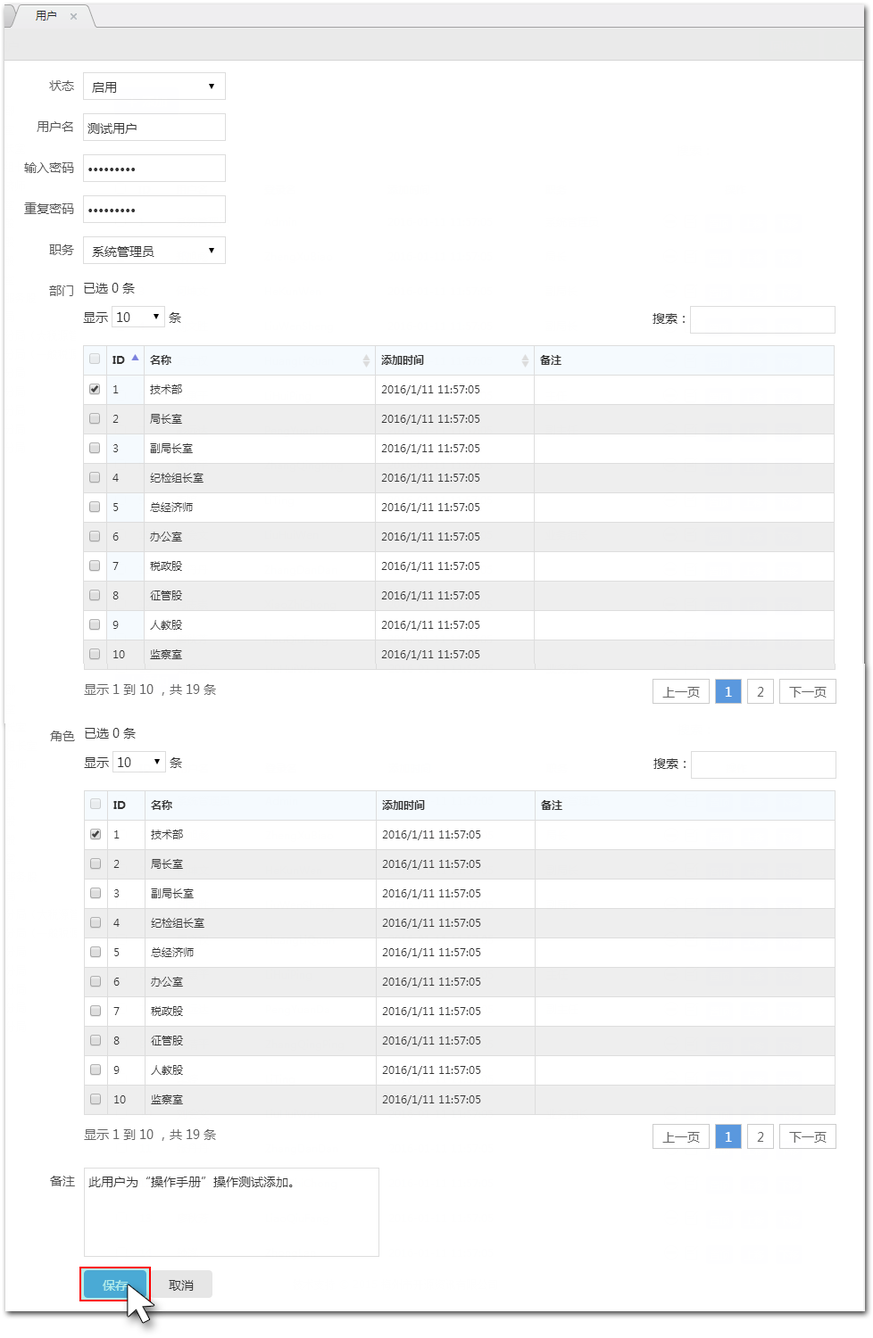
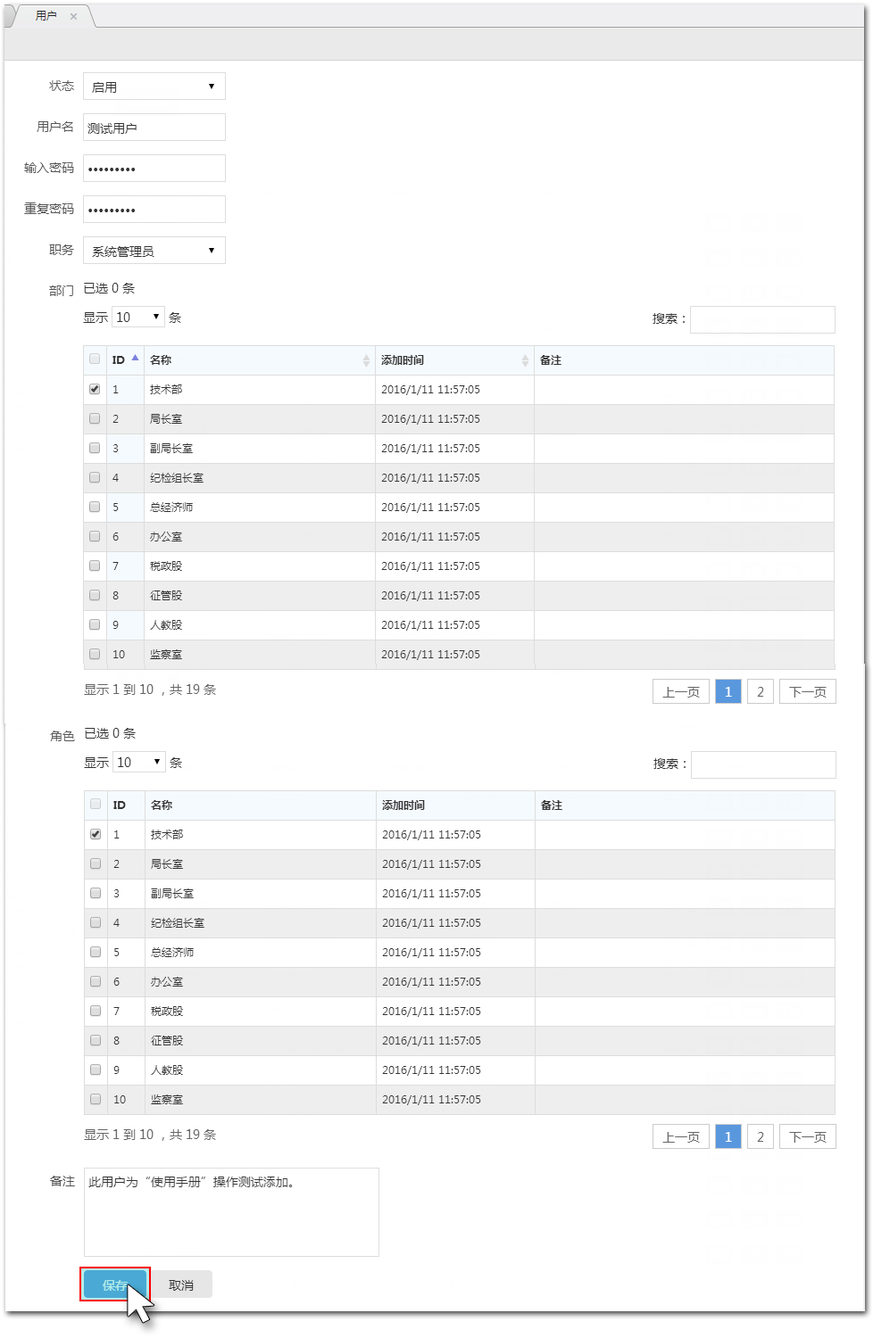
Two versions of the same layered image (873x1338). Layer-by-layer changes:
painted on "图层 0" over (x1=125, y1=1176, x2=293, y2=1188)
